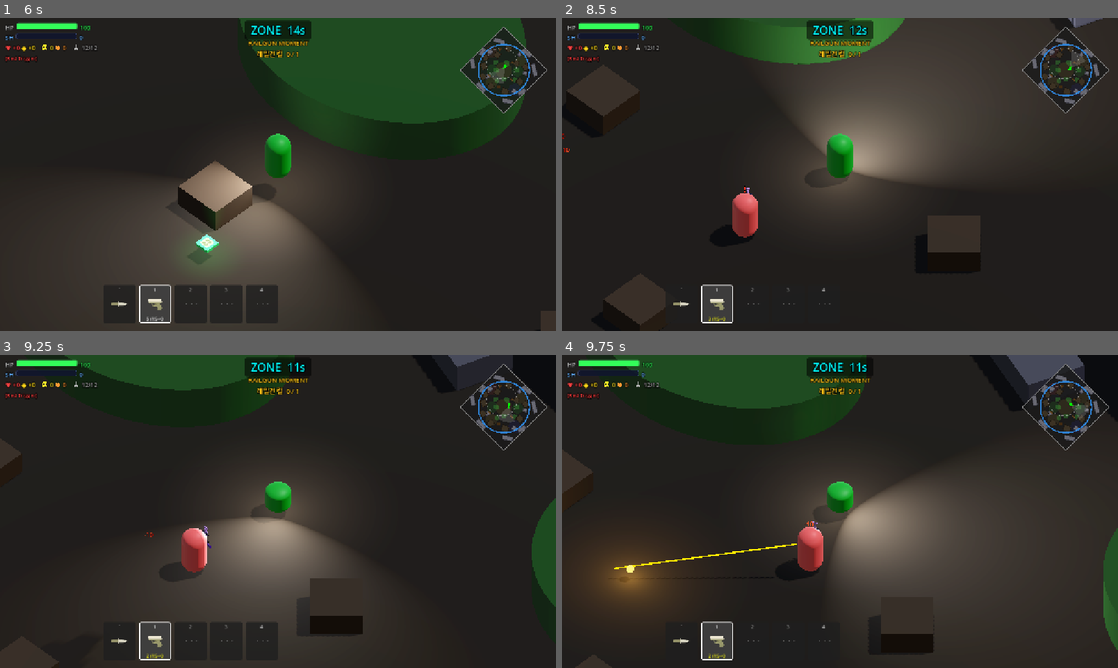
Above: before the commit, frames 1-4 (two rows, left to right).
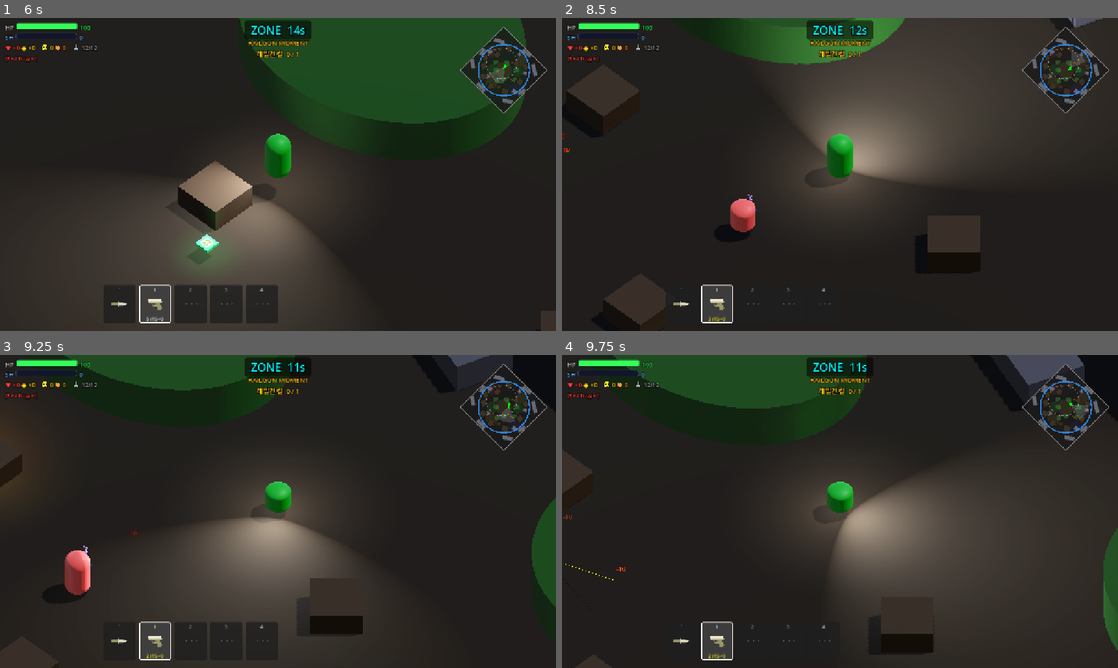
Above: after the commit, the same moments.

Repository: Kyulhee/battle-capsule
Game: Godot game, scene res://src/Main.tscn
Two runs of this game, one before a commit and one after it. Both use one fixed random seed, a clock stepped at 60 frames per second and the inputs below.
Inputs (mouse positions are in pixels of both pictures, inside the frame that each line leads up to):
- Up to frame 1 (6 s): click "START MATCH" at 0.5 s; click "START MATCH" at 1.25 s; click "쉬움" at 2 s; click "보통" at 2.75 s; click "어려움" at 3.5 s; click "지옥" at 4.25 s; click "RECORDS" at 5 s; click "선택" at 5.75 s
- Up to frame 2 (8.5 s): tap Enter at 6.5 s; move the mouse to (962, 158) at 6.52 s; press the mouse at (962, 158) at 6.53 s; hold D (ui_right) 6.53-7.28 s; tap Space at 6.77, 7.52 s; move the mouse to (728, 190) at 7.27 s; release the mouse at (728, 190) at 7.28 s; hold S (ui_down) 7.28-8.03 s; tap Q (heal) at 7.35 s; move the mouse to (895, 105) at 8.02 s; hold D (ui_right) from 8.03 s (still down); tap F (interact) at 8.1 s
- Up to frame 3 (9.25 s): move the mouse to (250, 574) at 8.77 s; release D (ui_right) at 8.78 s; hold W (ui_up) from 8.78 s (still down); tap C at 8.85 s; click (250, 574) at 8.92 s; tap Space at 9.02 s
- Up to frame 4 (9.75 s): move the mouse to (1006, 558) at 9.52 s; release W (ui_up) at 9.53 s; hold A (ui_left) from 9.53 s (still down); tap 1 at 9.6 s

Frame 1 is identical in both runs. In frame 2, 0.4% of the frame differs, in the area x 1-36%, y 41-71%; in frame 3, 1.6%; in frame 4, 4.3%, in the area x 0-47%, y 51-83%.

Commit message:
refactor: extract weapon slot tuning

Diff:
--- a/src/core/WeaponSlotManager.gd
+++ b/src/core/WeaponSlotManager.gd
@@ -1,5 +1,7 @@
 class_name WeaponSlotManager
 extends RefCounted
+
+const WeaponSlotTuningScript = preload("res://src/core/WeaponSlotTuning.gd")
 
 signal slot_switched(slot: int, wdata, ammo: int)
 signal reload_started()
@@ -115,20 +117,12 @@
 
 func get_reload_time() -> float:
 	var wdata = weapon_slots[active_slot]
-	if not wdata: return 1.5
-	match wdata.weapon_type:
-		"shotgun": return 2.8
-		"railgun": return 4.5
-		"ar":      return 2.0
-		_:         return 1.3
+	if not wdata:
+		return WeaponSlotTuningScript.NO_WEAPON_RELOAD_TIME
+	return WeaponSlotTuningScript.reload_time(wdata.weapon_type)
 
 static func get_reserve_max(wtype: String) -> int:
-	match wtype:
-		"pistol":  return 30
-		"ar":      return 60
-		"shotgun": return 12
-		"railgun": return 4
-		_:         return 30
+	return WeaponSlotTuningScript.reserve_max(wtype)
 
 func _emit_gun_count() -> void:
 	var count = 0
--- /dev/null
+++ b/src/core/WeaponSlotTuning.gd
@@ -0,0 +1,26 @@
+extends RefCounted
+
+const NO_WEAPON_RELOAD_TIME: float = 1.5
+const DEFAULT_WEAPON_RELOAD_TIME: float = 1.3
+const DEFAULT_RESERVE_MAX: int = 30
+
+const RELOAD_TIME_BY_WEAPON := {
+	"shotgun": 2.8,
+	"railgun": 4.5,
+	"ar": 2.0,
+}
+
+const RESERVE_MAX_BY_WEAPON := {
+	"pistol": 30,
+	"ar": 60,
+	"shotgun": 12,
+	"railgun": 4,
+}
+
+
+static func reload_time(weapon_type: String) -> float:
+	return float(RELOAD_TIME_BY_WEAPON.get(weapon_type, DEFAULT_WEAPON_RELOAD_TIME))
+
+
+static func reserve_max(weapon_type: String) -> int:
+	return int(RESERVE_MAX_BY_WEAPON.get(weapon_type, DEFAULT_RESERVE_MAX))
Not shown, changed: docs/ARCHITECTURE.md
Not shown, changed: docs/DEVLOG.md
Not shown, changed: docs/IMPACT_MAP.md
Not shown, changed: docs/MASTERPLAN.md
Not shown, changed: docs/devlog/v1.11.md
